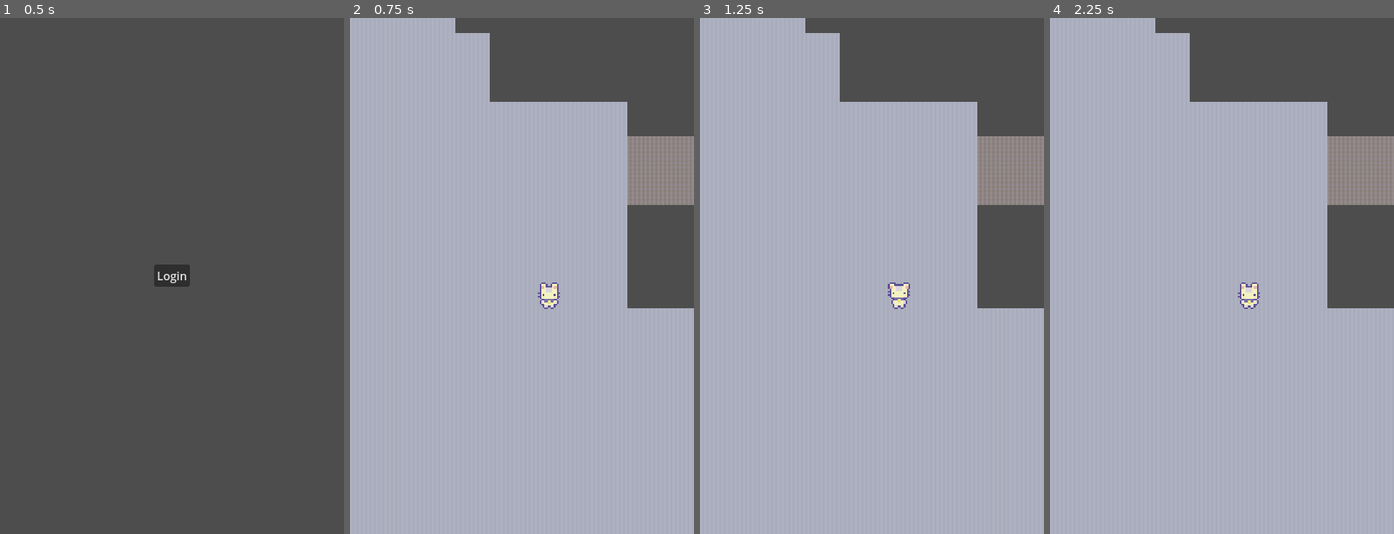
Above: before the commit, frames 1-4 (left to right).
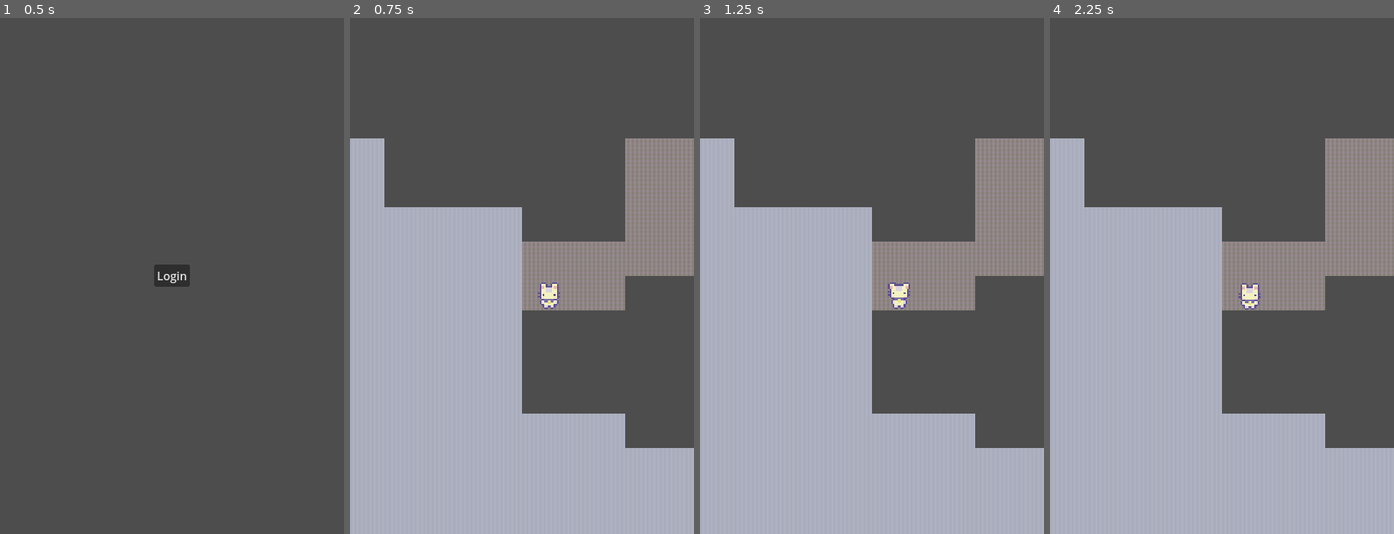
Above: after the commit, the same moments.

Repository: TebelR/devClubHack2025
Game: Godot game, scene res://main.tscn
Same seed, same stepped clock (60 frames per second), same inputs: the game is played once before the commit and once after it.
Inputs (mouse positions are in pixels of both pictures, inside the frame that each line leads up to):
- Up to frame 1 (0.5 s): no input
- Up to frame 2 (0.75 s): click "Login" at 0.5 s
- Up to frame 3 (1.25 s): no input
- Up to frame 4 (2.25 s): tap Enter (ui_accept) at 1.25, 1.35, 1.52, 1.82, 2.1 s; move the mouse to (1297, 250) at 1.27 s; move the mouse to (1153, 301) at 2.02 s

Frame 1 is identical in both runs. In frame 2, 41% of the frame differs, in the area x 0-100%, y 0-84%; in frame 3, 41%; in frame 4, 42%.

Commit message:
Player location conversion issues

Diff:
--- a/Characters/player.gd
+++ b/Characters/player.gd
@@ -7,6 +7,9 @@
 var pos_tile: Vector2
 var pos_viewport: Vector2
 var tilemap = null
+
+var moving = false
+var next_loc = 0
 
 const SPEED = 30#300.0
 var last_direction := "down"  # Store the last movement direction
@@ -20,6 +23,12 @@
 	if(camera):
 		camera.enabled = false
 
+
+func update_pos(tile_loc):
+	#smoothly transition to the new location
+	moving = true;
+	next_loc = tile_loc
+	pass
 
 func _physics_process(_delta: float) -> void:
 	tilemap = get_parent().get_node("TileMapLayer")
@@ -45,9 +54,6 @@
 
 
 		#print(pos_tile)
-		if Input.is_action_just_pressed("ui_accept"):
-			print("Space key pressed")
-
 		velocity = direction * SPEED
 
 		# Play correct animation based on direction
@@ -72,6 +78,14 @@
 	move_and_slide()
 
 
+func _process(delta: float) -> void:
+	if(moving):
+		var old_pos = position
+		#print(position)
+		position = position.move_toward(next_loc, SPEED * delta)
+		var diff = old_pos - position
+		if(sqrt(pow(diff.x,2) + pow(diff.y,2))<0.5):
+			moving = false#stop moving if got close enough
 
 
 #cleanup method - this functions like a destructor
--- a/eng_main_scene.gd
+++ b/eng_main_scene.gd
@@ -3,26 +3,39 @@
 var origin_lon = 49.80861
 var origin_lat = -97.13403
 
+var SCALE = 1000
 
+func worldToTile(location:Vector2):
+	var tile_x = (location.x - origin_lon) * SCALE  # Calculate based on longitude
+	var tile_y = (location.y - origin_lat) * SCALE  # Calculate based on latitude
+	var output = Vector2(tile_x, tile_y)
 
-func worldToTile(lat, lon):
-	var tile_x = (lon - origin_lon)  # Calculate based on longitude
-	var tile_y = (lat - origin_lat)  # Calculate based on latitude
-
-	return Vector2(tile_x, tile_y)
+	print(location)
+	print("VS")
+	print(output)
+	return output
 
 
 func _ready() -> void:
 	#need to get player coordinates before spawning
 	if (get_tree()):
 		var root = get_tree().root.get_node("Main")
-		var location = root.get_location()
-		spawnPlayer(location.x, location.y)#spawn at 0,0 for now
+		spawnPlayer(root.get_location())#spawn at 0,0 for now
+
+
+func update_player_loc(real_pos:Vector2):
+	#var player = find_child("*Player*")
+	var children = get_children()
+	for child in children:
+		if(child.name == "Player"):
+			var tile_pos = worldToTile(real_pos)
+			child.update_pos(tile_pos)
 
 
 
-func spawnPlayer(x, y):
-	var location = worldToTile(x,y)
+
+func spawnPlayer(location_real:Vector2):
+	var location = worldToTile(location_real)
 	var player= preload("res://Characters/player.tscn").instantiate()
 	add_child(player)
 	player.position = location
--- a/main.gd
+++ b/main.gd
@@ -91,7 +91,15 @@
 
 # Called every frame. 'delta' is the elapsed time since the previous frame.
 func _process(delta: float) -> void:
-	pass
+	#COMMENT THIS OUT ONCE GEOLOCATION TRACKING WORKS FOR REAL-----------------------------------------------
+	if Input.is_action_just_pressed("ui_accept"):
+		var children = get_children()
+		for child in children:
+			if(child.name.contains("_Scene")):
+				cur_lat+=0.0002
+				cur_lon+=0.0002
+				var loc = Vector2(cur_lat, cur_lon)
+				child.update_player_loc(loc)
 
 
 func get_location():
